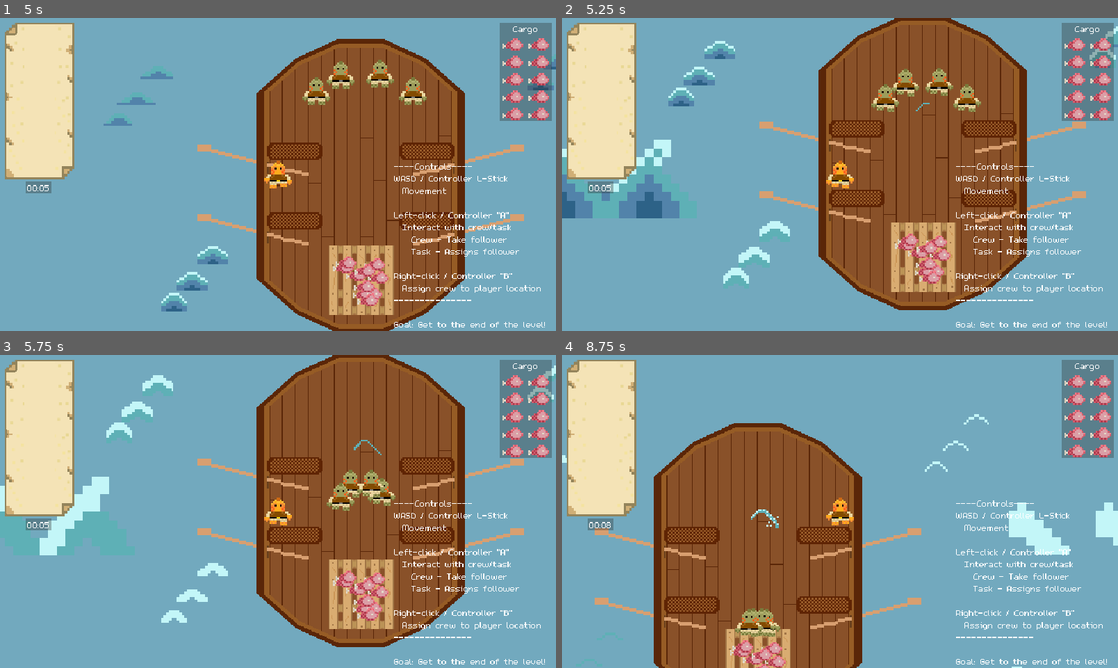
Above: before the commit, frames 1-4 (two rows, left to right).
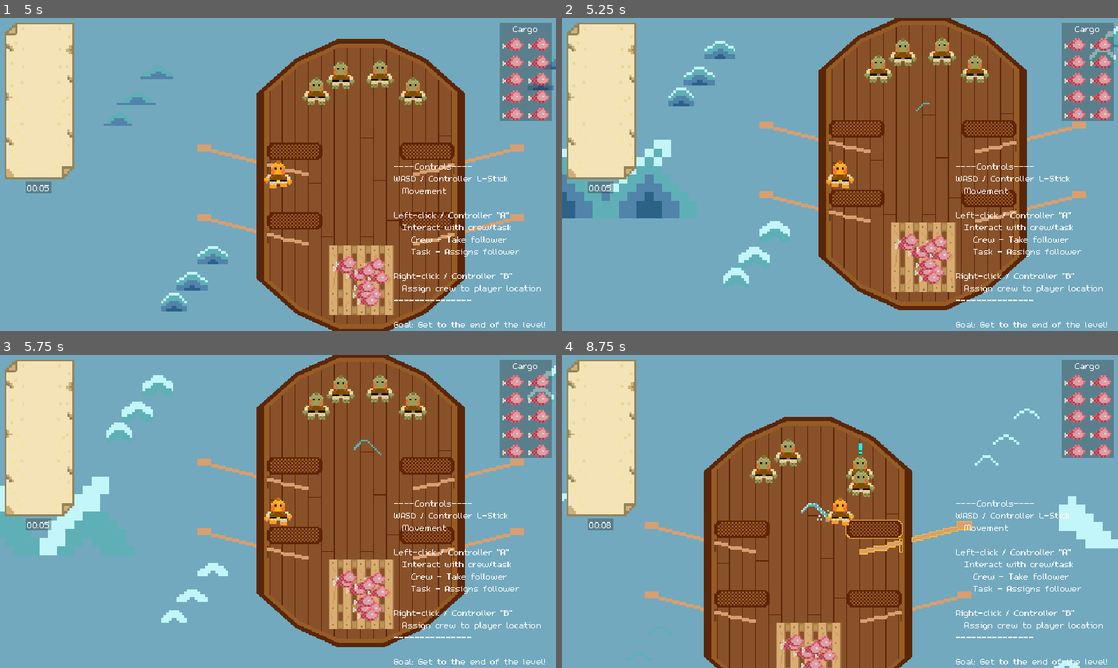
Above: after the commit, the same moments.

Repository: Splashy-Inc/splish-splashisson
Game: Godot game, scene res://Scenes/playground.tscn
Two runs of this game, one before a commit and one after it. Both use one fixed random seed, a clock stepped at 60 frames per second and the inputs below.
Inputs:
- Up to frame 1 (5 s): hold D (right) 0.53-1.28 s; hold I (interact) 0.53-1.28 s; hold S (down) 1.28-2.03 s; tap I (interact) at 1.35, 2.3, 2.85, 4.55 s; hold D (right) 2.03-2.78 s; hold O (location) 2.03-2.78 s; hold W (up) 2.78-3.53 s; hold I (interact) 3.53-4.28 s; hold A (left) from 3.53 s (still down); tap O (location) at 4.35 s
- Up to frame 2 (5.25 s): release A (left) at 5.03 s; hold S (down) from 5.03 s (still down); hold I (interact) from 5.03 s (still down)
- Up to frame 3 (5.75 s): keep holding S (down); keep holding I (interact)
- Up to frame 4 (8.75 s): release S (down) at 5.78 s; release I (interact) at 5.78 s; hold D (right) 5.78-6.53 s; tap I (interact) at 5.85, 6.8, 7.35 s; hold W (up) 6.53-7.28 s; hold O (location) 6.53-7.28 s; hold D (right) 7.28-8.03 s; hold S (down) from 8.03 s (still down); hold I (interact) from 8.03 s (still down)

Frame 1 is identical in both runs. In frame 2, 2.0% of the frame differs, in the area x 54-77%, y 6-30%; in frame 3, 1.9%; in frame 4, 26%, in the area x 0-100%, y 17-100%.

Commit message:
Add crew eating meat cargo as distraction
Updated crew to use states to determine  various behaviors. This simplifies logic around when that can perform discrete actions (can't move and bail at the same time)

Also made cargo compatible with crew being able to add/remove themselves as threats

Diff:
--- a/Scenes/cargo.tscn
+++ b/Scenes/cargo.tscn
@@ -7,9 +7,9 @@
 [sub_resource type="CircleShape2D" id="CircleShape2D_7kyn7"]
 radius = 33.0
 
-[node name="Cargo" type="Area2D" groups=["cargo"]]
+[node name="Cargo" type="StaticBody2D" groups=["cargo"]]
 z_index = 1
-collision_layer = 36
+collision_layer = 32
 collision_mask = 0
 script = ExtResource("1_w1e3a")
 meat_scene = ExtResource("2_uwi3r")
--- a/Scenes/crew_member.gd
+++ b/Scenes/crew_member.gd
@@ -14,37 +14,94 @@
 
 var is_selected = false
 
+enum State {
+	IDLE,
+	MOVING,
+	ALERTED,
+	ACKNOWLEDGING,
+	ROWING,
+	BAILING,
+	PATCHING,
+	DISTRACTED,
+}
+
+var state = State.IDLE
+
 func _physics_process(delta: float) -> void:
-	velocity = push_velocity
+	if state != State.DISTRACTED:
+		velocity = push_velocity
 	push_velocity = Vector2.ZERO
 
-	if not ($AnimationPlayer.current_animation == "alert" or $AnimationPlayer.current_animation == "acknowledge" or $AnimationPlayer.current_animation == "bail_water" or $AnimationPlayer.current_animation == "patch_leak") or not $AnimationPlayer.is_playing():
-		if current_assignment:
-			var distance_to_assignment = global_position.distance_to(current_assignment.global_position)
-			if current_assignment is Task:
-				if distance_to_assignment >= current_assignment.interaction_radius:
-					var direction = global_position.direction_to(current_assignment.global_position)
+	match state:
+		State.IDLE:
+			_move_state(delta)
+		State.MOVING:
+			_move_state(delta)
+		State.ALERTED:
+			_alert_state()
+		State.ACKNOWLEDGING:
+			_acknowledge_state()
+		State.ROWING:
+			_rowing_state()
+		State.BAILING:
+			_bail_state()
+		State.PATCHING:
+			_patch_state()
+		State.DISTRACTED:
+			_distract_state()
+
+	move_and_slide()
+
+func _move_state(delta: float):
+	if current_assignment:
+		var distance_to_assignment = global_position.distance_to(current_assignment.global_position)
+		if current_assignment is Task:
+			if distance_to_assignment >= current_assignment.interaction_radius:
+				var direction = global_position.direction_to(current_assignment.global_position)
+				velocity += direction * SPEED
+		else:
+			if distance_to_assignment > 5:
+				var direction = global_position.direction_to(current_assignment.global_position)
+				if (current_assignment is not Player) or (distance_to_assignment > follow_distance):
 					velocity += direction * SPEED
 			else:
-				if distance_to_assignment > 5:
-					var direction = global_position.direction_to(current_assignment.global_position)
-					if (current_assignment is not Player) or (distance_to_assignment > follow_distance):
-						velocity += direction * SPEED
-				else:
-					global_position == current_assignment.global_position
-
-		if velocity != Vector2.ZERO and push_velocity == Vector2.ZERO:
-			if rad_to_deg(velocity.angle()) < -15 and  rad_to_deg(velocity.angle()) > -165:
-				$AnimationPlayer.play("walking_up")
-			else:
-				$AnimationPlayer.play("walking_down")
-		else:
-			if following and global_position.direction_to(current_assignment.global_position).y < 0:
-				$AnimationPlayer.play("idle_up")
-			else:
-				$AnimationPlayer.play("idle_down")
-
-	move_and_slide()
+				global_position == current_assignment.global_position
+
+	if velocity != Vector2.ZERO and push_velocity == Vector2.ZERO:
+		state = State.MOVING
+		if rad_to_deg(velocity.angle()) < -15 and  rad_to_deg(velocity.angle()) > -165:
+			$AnimationPlayer.play("walking_up")
+		else:
+			$AnimationPlayer.play("walking_down")
+	else:
+		state = State.IDLE
+		if following and global_position.direction_to(current_assignment.global_position).y < 0:
+			$AnimationPlayer.play("idle_up")
+		else:
+			$AnimationPlayer.play("idle_down")
+
+func _alert_state():
+	$AnimationPlayer.play("alert")
+
+func _acknowledge_state():
+	$AnimationPlayer.play("acknowledge")
+
+func _rowing_state():
+	$AnimationPlayer.play("idle_down")
+
+func _bail_state():
+	$AnimationPlayer.play("bail_water")
+
+func _patch_state():
+	$AnimationPlayer.play("patch_leak")
+
+func _distract_state():
+	if current_assignment is Cargo:
+		if current_assignment.cargo_type == Cargo.Cargo_type.MEAT:
+			$AnimationPlayer.play("eating")
+
+func _on_animation_finished():
+	state = State.IDLE
 
 func set_assignment(new_assignment: Node2D):
 	# TODO: Figure out if we want crew to immediately turn on interactable range
@@ -52,13 +109,19 @@
 	#   they will immediately start working. Might be nice for the player, TBD in playtesting.
 	$InteractableRange/CollisionShape2D.set_deferred("disabled", true)
 
-	if new_assignment is Player:
+	state = State.IDLE
+	$IdleDistractionTimer.stop()
+	$RowingDistractionTimer.stop()
+
+	if new_assignment == null or new_assignment is Marker2D:
+		$IdleDistractionTimer.start()
+	elif new_assignment is Player:
 		following = true
-		$AnimationPlayer.play("alert")
+		state = State.ALERTED
 	else:
 		following = false
 		if new_assignment is Cargo:
-			pass
+			$InteractableRange/CollisionShape2D.set_deferred("disabled", false)
 		else:
 			if new_assignment is Task:
 				if new_assignment is Puddle or new_assignment is Leak:
@@ -69,13 +132,15 @@
 					print(self, " unable to set self as assignee of ", new_assignment)
 					current_assignment = null
 					return
-			$AnimationPlayer.play("acknowledge")
+			state = State.ACKNOWLEDGING
 
 	if current_assignment:
 		if current_assignment is Marker2D:
 			current_assignment.queue_free()
 		elif current_assignment is Task:
 			current_assignment.set_worker(null)
+		elif current_assignment is Cargo:
+			current_assignment.remove_threat(self)
 
 	current_assignment = new_assignment
 
@@ -96,6 +161,9 @@
 			assignment_started.emit()
 		else:
 			set_assignment(null) # TODO: Create cancel/fail animation and function to cancel/fail assignment
+	elif body == current_assignment and body is Cargo and state != State.DISTRACTED:
+		state = State.DISTRACTED
+		body.add_threat(self)
 
 func set_highlight(is_enable: bool):
 	is_selected = is_enable
@@ -104,13 +172,17 @@
 func reset_highlight():
 	$AnimatedSprite2D.material.set_shader_parameter("on", is_selected)
 
+func start_rowing():
+	state = State.ROWING
+	$RowingDistractionTimer.start()
+
 func start_bailing():
 	if current_assignment is Puddle:
-		$AnimationPlayer.play("bail_water")
+		state = State.BAILING
 
 func stop_bailing():
+	state = State.IDLE
 	if current_assignment is Puddle:
-		$AnimationPlayer.play("idle_down")
 		var closest_puddle = _get_closest(get_tree().get_nodes_in_group("puddle"))
 
 		set_assignment(closest_puddle)
@@ -134,12 +206,12 @@
 
 func start_patching():
 	if current_assignment is Leak:
+		state = State.PATCHING
 		$LeakPatchTimer.start()
-		$AnimationPlayer.play("patch_leak")
 
 func stop_patching():
+	state = State.IDLE
 	if current_assignment is Leak:
-		$AnimationPlayer.play("idle_down")
 		var closest_leak = _get_closest(get_tree().get_nodes_in_group("leak"))
 
 		set_assignment(closest_leak)
@@ -152,7 +224,9 @@
 		current_assignment.patch()
 
 func _on_assignment_started() -> void:
-	if current_assignment is Puddle:
+	if current_assignment is RowingTask:
+		start_rowing()
+	elif current_assignment is Puddle:
 		start_bailing()
 	elif current_assignment is Leak:
 		start_patching()
--- a/Scenes/crew_member.tscn
+++ b/Scenes/crew_member.tscn
@@ -29,13 +29,21 @@
 [ext_resource type="Texture2D" uid="uid://2s17htd0j4ll" path="res://Art/Crew/Animations/BailingWater/BailG.png" id="20_5aq8c"]
 [ext_resource type="AudioStream" uid="uid://bj173jpryfuer" path="res://Audio/crew_alert.mp3" id="20_ovux8"]
 [ext_resource type="AudioStream" uid="uid://bx0y34nvwegsj" path="res://Audio/crew_acknowledge.mp3" id="21_mr5gk"]
+[ext_resource type="Texture2D" uid="uid://7p5r7vxju7t6" path="res://Art/Crew/Animations/CrewEatFood/CrewEatHamA.png" id="21_sqb4g"]
+[ext_resource type="Texture2D" uid="uid://dj77u1l8t7mqc" path="res://Art/Crew/Animations/CrewEatFood/CrewEatHamB.png" id="22_63o8g"]
 [ext_resource type="AudioStream" uid="uid://c4wwmhh1pltjm" path="res://Audio/boot_step2.mp3" id="22_jwcoc"]
 [ext_resource type="Texture2D" uid="uid://cdye7kawr76gv" path="res://Art/Crew/Animations/PatchingLeak/PatchLeakC.png" id="23_4eo14"]
+[ext_resource type="Texture2D" uid="uid://gmwkr3dg0xbu" path="res://Art/Crew/Animations/CrewEatFood/CrewEatHamC.png" id="23_7eqfr"]
+[ext_resource type="Texture2D" uid="uid://dyrujptxbyox4" path="res://Art/Crew/Animations/CrewEatFood/CrewEatHamD.png" id="24_7tycb"]
 [ext_resource type="Texture2D" uid="uid://cx3qgwj2vnwhd" path="res://Art/Crew/Animations/PatchingLeak/PatchLeakD.png" id="24_61j12"]
 [ext_resource type="Texture2D" uid="uid://b41f7x4jh5auh" path="res://Art/Crew/Animations/PatchingLeak/PatchLeakE.png" id="25_1cbpn"]
+[ext_resource type="Texture2D" uid="uid://18ikm8wjkpcd" path="res://Art/Crew/Animations/CrewEatFood/CrewEatHamE.png" id="25_ufeav"]
 [ext_resource type="Texture2D" uid="uid://bvbobmv3hhyfr" path="res://Art/Crew/Animations/PatchingLeak/PatchLeakF.png" id="26_1snwl"]
+[ext_resource type="Texture2D" uid="uid://dqeyxretq2bsy" path="res://Art/Crew/Animations/CrewEatFood/CrewEatHamF.png" id="26_vpafs"]
 [ext_resource type="Texture2D" uid="uid://jj50j6dppaoe" path="res://Art/Crew/Animations/PatchingLeak/PatchLeakG.png" id="27_ep367"]
+[ext_resource type="Texture2D" uid="uid://bmuiujus0rwp" path="res://Art/Crew/Animations/CrewEatFood/CrewEatHamG.png" id="27_irv2q"]
 [ext_resource type="Texture2D" uid="uid://bqrli65g8ra7f" path="res://Art/Crew/Animations/PatchingLeak/PatchLeakH.png" id="28_73qoo"]
+[ext_resource type="Texture2D" uid="uid://bxwqkhrf36uu7" path="res://Art/Crew/Animations/CrewEatFood/CrewEatHamH.png" id="28_m88c6"]
 [ext_resource type="Texture2D" uid="uid://b6nel85eogr1v" path="res://Art/Crew/Animations/PatchingLeak/PatchLeakI.png" id="29_hdsnq"]
 [ext_resource type="Texture2D" uid="uid://c0gme2eeouc6t" path="res://Art/Crew/Animations/PatchingLeak/PatchLeakJ.png" id="30_xrmfg"]
 [ext_resource type="Texture2D" uid="uid://c6nrrg7d3qhue" path="res://Art/Crew/Animations/PatchingLeak/PatchLeakK.png" id="31_ydoax"]
@@ -129,6 +137,35 @@
 }, {
 "frames": [{
 "duration": 1.0,
+"texture": ExtResource("21_sqb4g")
+}, {
+"duration": 1.0,
+"texture": ExtResource("22_63o8g")
+}, {
+"duration": 1.0,
+"texture": ExtResource("23_7eqfr")
+}, {
+"duration": 1.0,
+"texture": ExtResource("24_7tycb")
+}, {
+"duration": 1.0,
+"texture": ExtResource("25_ufeav")
+}, {
+"duration": 1.0,
+"texture": ExtResource("26_vpafs")
+}, {
+"duration": 1.0,
+"texture": ExtResource("27_irv2q")
+}, {
+"duration": 1.0,
+"texture": ExtResource("28_m88c6")
+}],
+"loop": true,
+"name": &"eating",
+"speed": 5.0
+}, {
+"frames": [{
+"duration": 1.0,
 "texture": ExtResource("1_fr6qd")
 }],
 "loop": true,
@@ -319,6 +356,20 @@
 "update": 0,
 "values": [Vector2(0, 0)]
 }
+tracks/4/type = "method"
+tracks/4/imported = false
+tracks/4/enabled = true
+tracks/4/path = NodePath(".")
+tracks/4/interp = 1
+tracks/4/loop_wrap = true
+tracks/4/keys = {
+"times": PackedFloat32Array(0.75),
+"transitions": PackedFloat32Array(1),
+"values": [{
+"args": [],
+"method": &"_on_animation_finished"
+}]
+}
 
 [sub_resource type="Animation" id="Animation_ot4iw"]
 step = 0.125
@@ -371,6 +422,20 @@
 "transitions": PackedFloat32Array(1),
 "update": 0,
 "values": [Vector2(0, 0)]
+}
+tracks/4/type = "method"
+tracks/4/imported = false
+tracks/4/enabled = true
+tracks/4/path = NodePath(".")
+tracks/4/interp = 1
+tracks/4/loop_wrap = true
+tracks/4/keys = {
+"times": PackedFloat32Array(1),
+"transitions": PackedFloat32Array(1),
+"values": [{
+"args": [],
+"method": &"_on_animation_finished"
+}]
 }
 
 [sub_resource type="Animation" id="Animation_nkw25"]
@@ -649,12 +714,43 @@
 "values": [Vector2(0, 0)]
 }
 
+[sub_resource type="Animation" id="Animation_aagtk"]
+resource_name = "eating"
+length = 1.60002
+loop_mode = 1
+step = 0.2
+tracks/0/type = "value"
+tracks/0/imported = false
+tracks/0/enabled = true
+tracks/0/path = NodePath("AnimatedSprite2D:animation")
+tracks/0/interp = 1
+tracks/0/loop_wrap = true
+tracks/0/keys = {
+"times": PackedFloat32Array(0),
+"transitions": PackedFloat32Array(1),
+"update": 1,
+"values": [&"eating"]
+}
+tracks/1/type = "value"
+tracks/1/imported = false
+tracks/1/enabled = true
+tracks/1/path = NodePath("AnimatedSprite2D:frame")
+tracks/1/interp = 1
+tracks/1/loop_wrap = true
+tracks/1/keys = {
+"times": PackedFloat32Array(0, 0.2, 0.4, 0.6, 0.8, 1, 1.2, 1.4),
+"transitions": PackedFloat32Array(1, 1, 1, 1, 1, 1, 1, 1),
+"update": 1,
+"values": [0, 1, 2, 3, 4, 5, 6, 7]
+}
+
 [sub_resource type="AnimationLibrary" id="AnimationLibrary_plwr3"]
 _data = {
 "RESET": SubResource("Animation_bm4pa"),
 "acknowledge": SubResource("Animation_3sbtm"),
 "alert": SubResource("Animation_ot4iw"),
 "bail_water": SubResource("Animation_nkw25"),
+"eating": SubResource("Animation_aagtk"),
 "idle_down": SubResource("Animation_df2kf"),
 "idle_up": SubResource("Animation_yrpeu"),
 "patch_leak": SubResource("Animation_d7hms"),
@@ -680,7 +776,7 @@
 
 [node name="InteractableRange" type="Area2D" parent="."]
 collision_layer = 0
-collision_mask = 4
+collision_mask = 36
 
 [node name="CollisionShape2D" type="CollisionShape2D" parent="InteractableRange"]
 shape = SubResource("CircleShape2D_j4hgd")
@@ -714,11 +810,15 @@
 wait_time = 3.0
 one_shot = true
 
-[node name="DistractionTimer" type="Timer" parent="."]
+[node name="IdleDistractionTimer" type="Timer" parent="."]
 wait_time = 5.0
 one_shot = true
-autostart = true
+
+[node name="RowingDistractionTimer" type="Timer" parent="."]
+wait_time = 30.0
+one_shot = true
 
 [connection signal="assignment_started" from="." to="." method="_on_assignment_started"]
 [connection signal="body_entered" from="InteractableRange" to="." method="_on_interactable_range_body_entered"]
-[connection signal="timeout" from="DistractionTimer" to="." method="_on_distraction_timer_timeout"]
+[connection signal="timeout" from="IdleDistractionTimer" to="." method="_on_distraction_timer_timeout"]
+[connection signal="timeout" from="RowingDistractionTimer" to="." method="_on_distraction_timer_timeout"]
--- a/Scenes/rowing_task.tscn
+++ b/Scenes/rowing_task.tscn
@@ -241,3 +241,6 @@
 
 [node name="CollisionPolygon2D" type="CollisionPolygon2D" parent="SelfSpace"]
 polygon = PackedVector2Array(33, 10, -31, 10, -31, -10, 33, -10)
+
+[node name="DismountPoint" type="Marker2D" parent="."]
+position = Vector2(-45, 0)
--- a/Scenes/task.tscn
+++ b/Scenes/task.tscn
@@ -84,3 +84,6 @@
 [node name="CollisionShape2D" type="CollisionShape2D" parent="."]
 rotation = 1.5708
 shape = SubResource("CapsuleShape2D_4egum")
+
+[node name="DismountPoint" type="Marker2D" parent="."]
+position = Vector2(-45, 0)
--- a/Scripts/cargo.gd
+++ b/Scripts/cargo.gd
@@ -1,4 +1,4 @@
-extends Area2D
+extends StaticBody2D
 
 class_name Cargo
 
@@ -57,6 +57,11 @@
 		body.died.connect(_on_threat_died.bind(body))
 		body.large_reached.connect(_on_large_puddle_reached.bind(body))
 		body.large_reversed.connect(_on_large_puddle_reversed.bind(body))
+	else:
+		threats.append(body)
+
+func remove_threat(body: Node2D):
+	threats.erase(body)
 
 func _on_threat_died(threat: Node2D):
 	if threat is Puddle:
@@ -66,7 +71,7 @@
 	threats.append(puddle)
 
 func _on_large_puddle_reversed(puddle: Puddle):
-	threats.erase(puddle)
+	remove_threat(puddle)
 
 func get_self_polygon():
 	return Utils.shift_polygon($CollisionPolygon2D.polygon, global_position)
--- a/Scripts/task.gd
+++ b/Scripts/task.gd
@@ -32,7 +32,10 @@
 		if worker == null:
 			assignee = worker
 			new_worker.hide_self()
-			new_worker.global_position = global_position
+			if $DismountPoint:
+				new_worker.global_position = $DismountPoint.global_position
+			else:
+				new_worker.global_position = global_position
 			toggle_active(true)
 		else:
 			return false
Not shown: 1 places in Scenes/crew_member.tscn that only renumber resources
